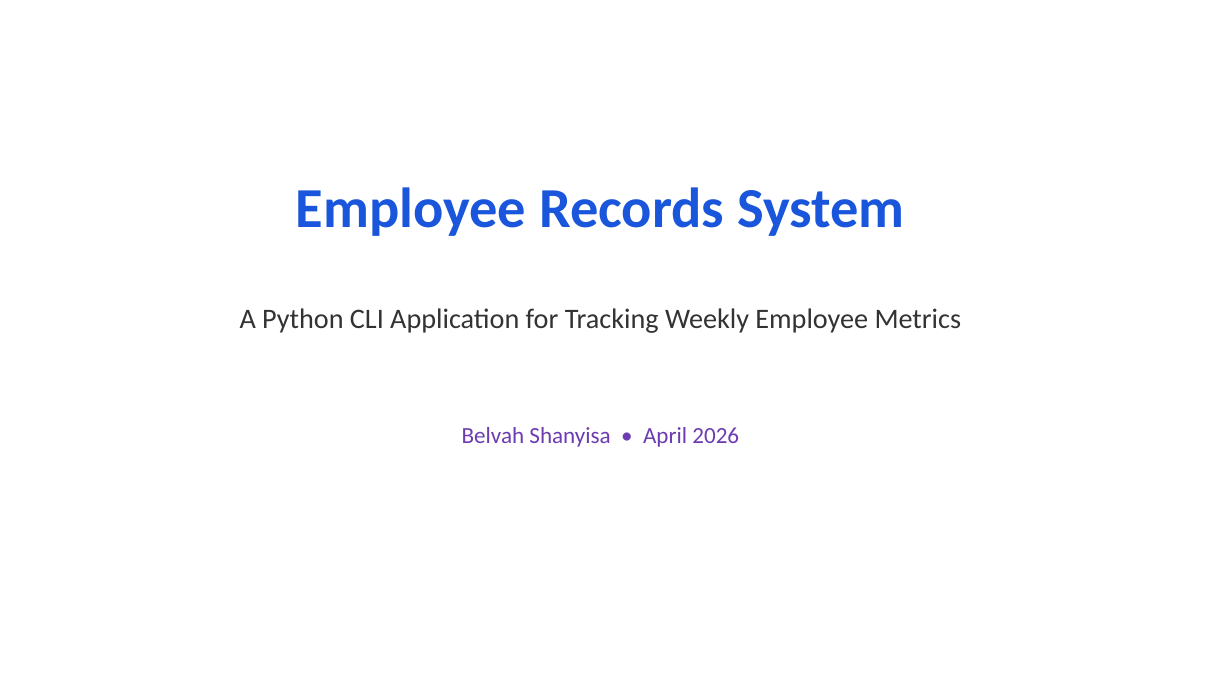
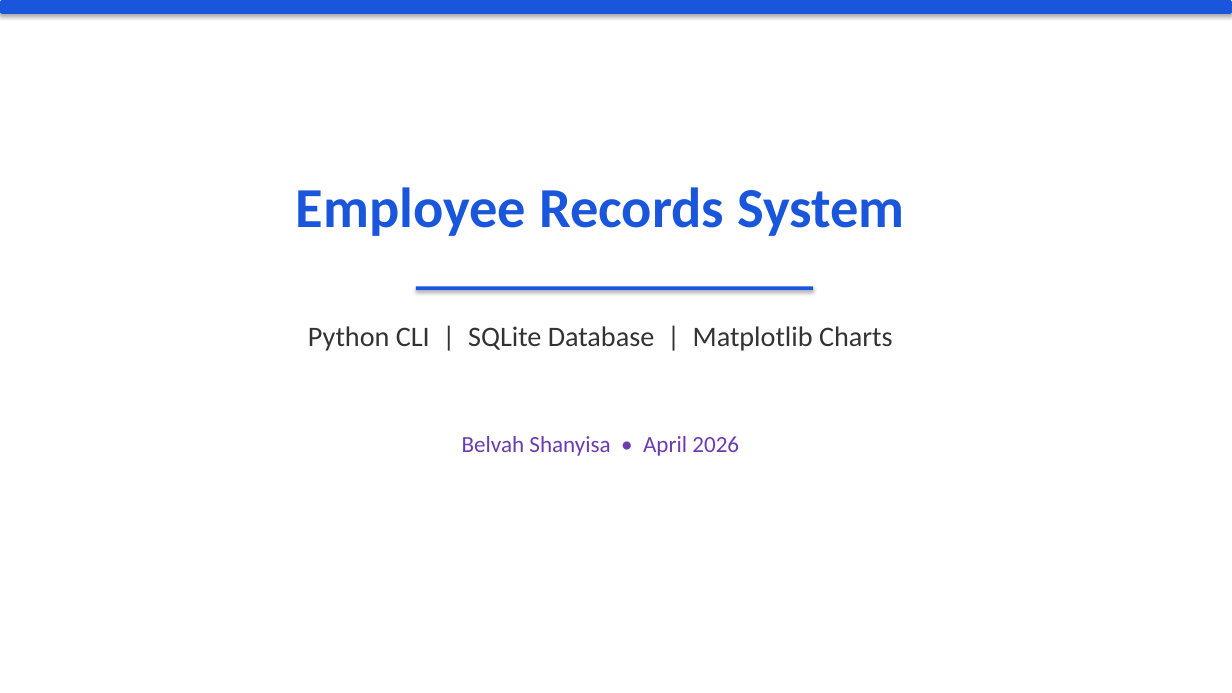
Before and after one commit to Belvah/employees-records-system, a slide deck: slide 1 of Employee_Records_System_Presentation.pptx. Drawn at 1232x693 pixels with LibreOffice and Linux fonts; fonts in the diff are those of the drawing. Boxes give left, top, right and bottom in pixels: in the first picture for what was removed or moved away, otherwise in the second. Text is boxed around its words. In the diff, an @@ line names an element or a change of style, - is before the commit and + after.

```diff
--- a/Employee_Records_System_Presentation.pptx
+++ b/Employee_Records_System_Presentation.pptx
@@ rounded rectangle added at (x1=0, y1=0, x2=1232, y2=14), fill #1A56DB @@
@@ rectangle added at (x1=416, y1=287, x2=813, y2=290), fill #1A56DB @@
@@ text at (x1=308, y1=326, x2=893, y2=351): text changed @@
-A Python CLI Application for Tracking Weekly Employee Metrics
+Python CLI | SQLite Database | Matplotlib Charts
@@ text "Belvah Shanyisa • April 2026" moved from (x1=462, y1=427, x2=739, y2=447) to (x1=462, y1=436, x2=739, y2=456) @@
```
Also in this commit, not shown: 10 other slides changed, 5 slides added, 4 slides removed, 8 other files.
